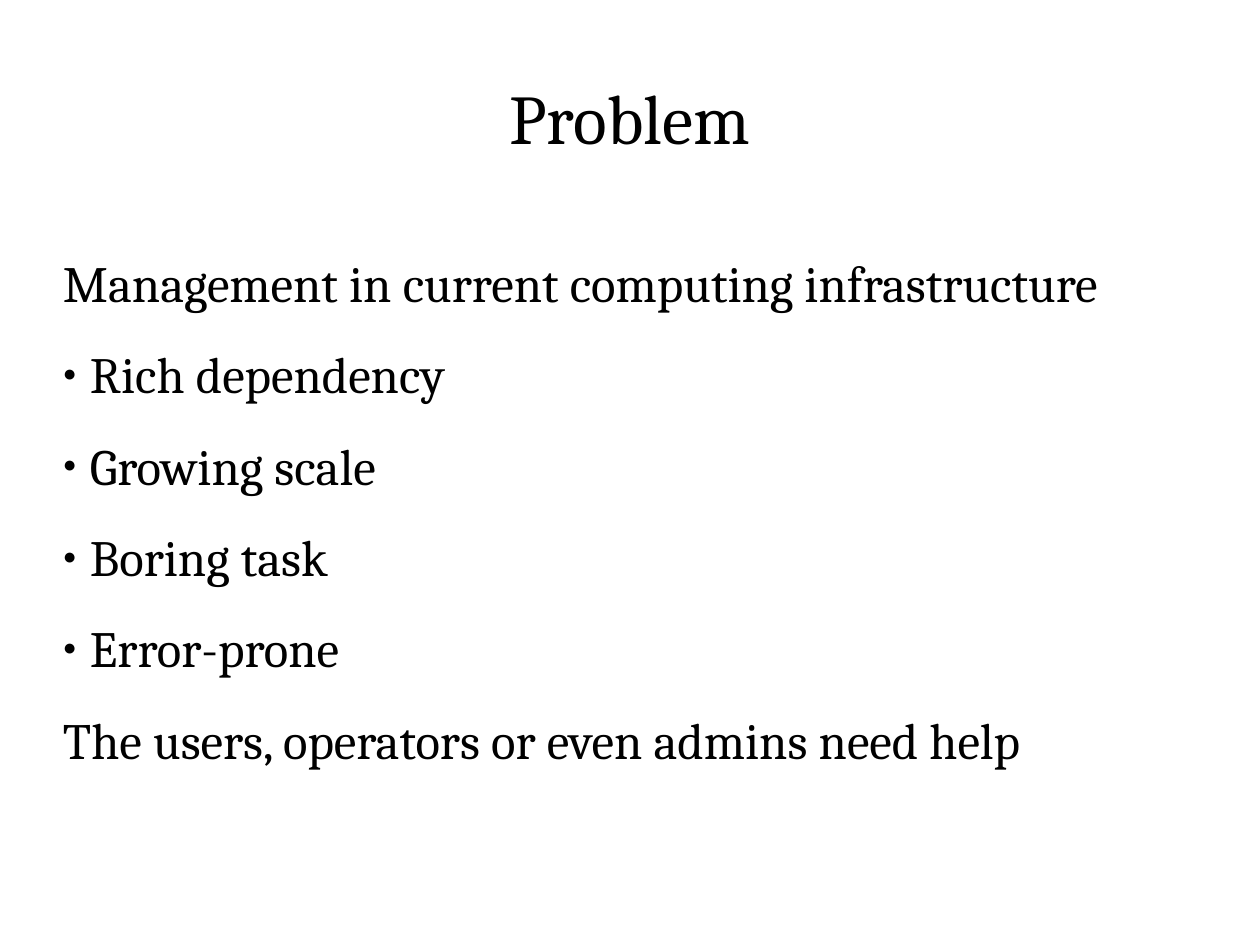
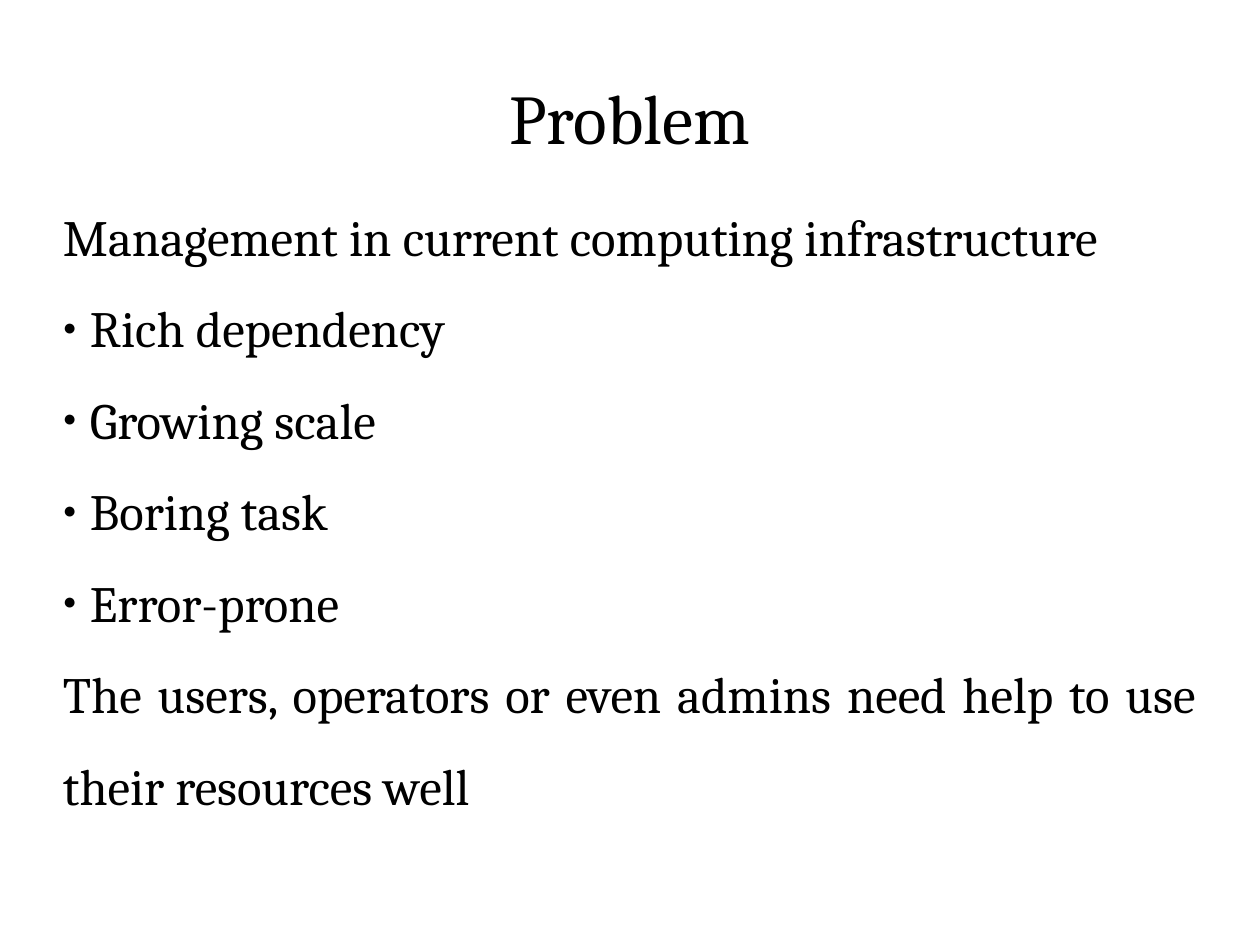
Before and after one commit to ShiZhan/fs-crawler, a slide deck: slide 2 of doc/oam.odp. Drawn at 1260x945 pixels with LibreOffice and Linux fonts; fonts in the diff are those of the drawing. Boxes give left, top, right and bottom in pixels: in the first picture for what was removed or moved away, otherwise in the second. Text is boxed around its words. In the diff, an @@ line names an element or a change of style, - is before the commit and + after.

```diff
--- a/doc/oam.odp
+++ b/doc/oam.odp
@@ subtitle "Management in current computing infrastructure": place and size @@
-subtitle "Management in current computing infrastructure" at (63, 266, 1097, 770)
+subtitle "Management in current computing infrastructure" at (63, 220, 1195, 806)
@@ subtitle at (63, 677, 1195, 806): text changed @@
-The users, operators or even admins need help
+The users, operators or even admins need help to use their resources well
```
Also in this commit, not shown: 6 other slides changed, 2 slides added, 1 slide removed.
